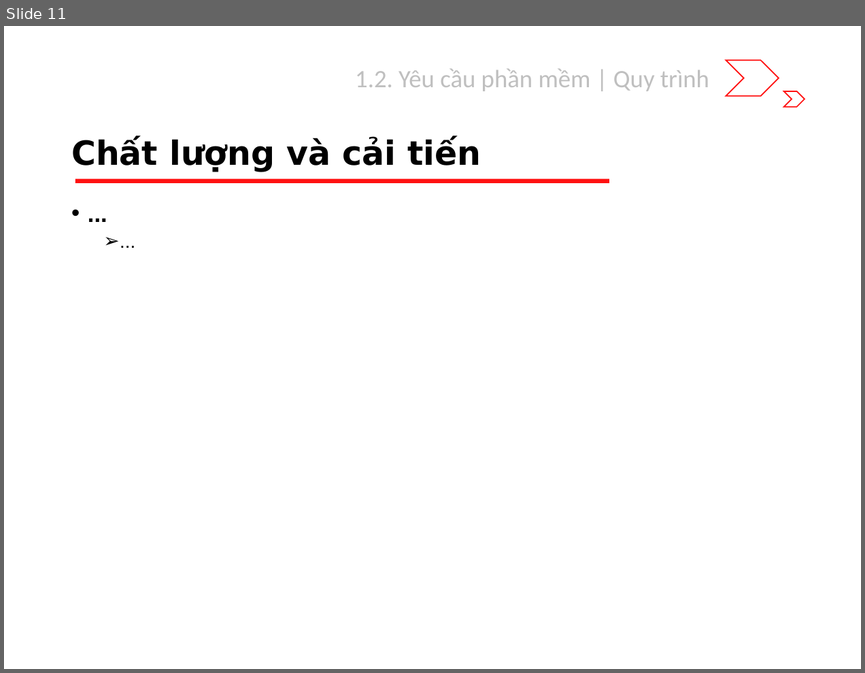
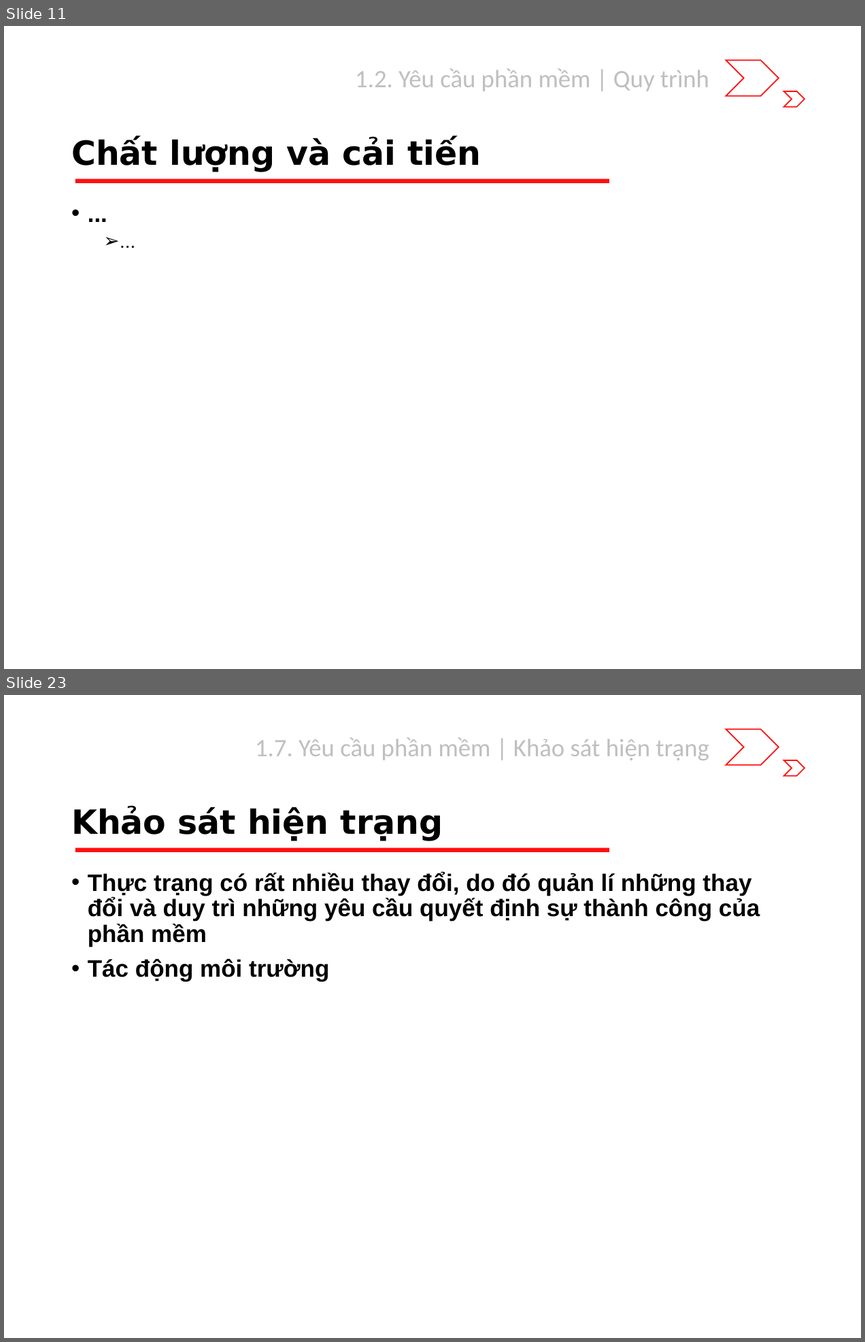
Before and after one commit to riverspart/uet-adv-sw-engineering, a slide deck: slide/release/chapter_1/slide.pptx. Shown one above the other, each under a label of ours: slide 11 before the commit, slides 11 and 23 after it; the slides between them are not shown. The pictures are 865x673 and 865x1342 pixels, drawn with LibreOffice and Linux fonts; fonts in the diff are those of the drawing. Boxes give left, top, right and bottom in pixels: in the first picture for what was removed or moved away, otherwise in the second. Text is boxed around its words. In the diff, an @@ line names an element or a change of style, - is before the commit and + after.

```diff
--- a/slide/release/chapter_1/slide.pptx
+++ b/slide/release/chapter_1/slide.pptx
@@ slide 23 added at [4,695,861,1338], background #FFFFFF; not listed: 3 template elements that a slide beside it also shows @@
@@ text added at [255,738,709,760], 21 pt, text #BFBFBF @@
+1.7. Yêu cầu phần mềm | Khảo sát hiện trạng
@@ title added at [71,807,443,841], 28 pt, text #000000, bold @@
+Khảo sát hiện trạng
@@ text added at [88,871,759,981], 20 pt, text #000000, bold @@
+• Thực trạng có rất nhiều thay đổi, do đó quản lí những thay đổi và duy trì những yêu cầu quyết định sự thành công của phần mềm
+• Tác động môi trường
```
Also in this commit, not shown: 1 slide changed, 15 other slides added.
